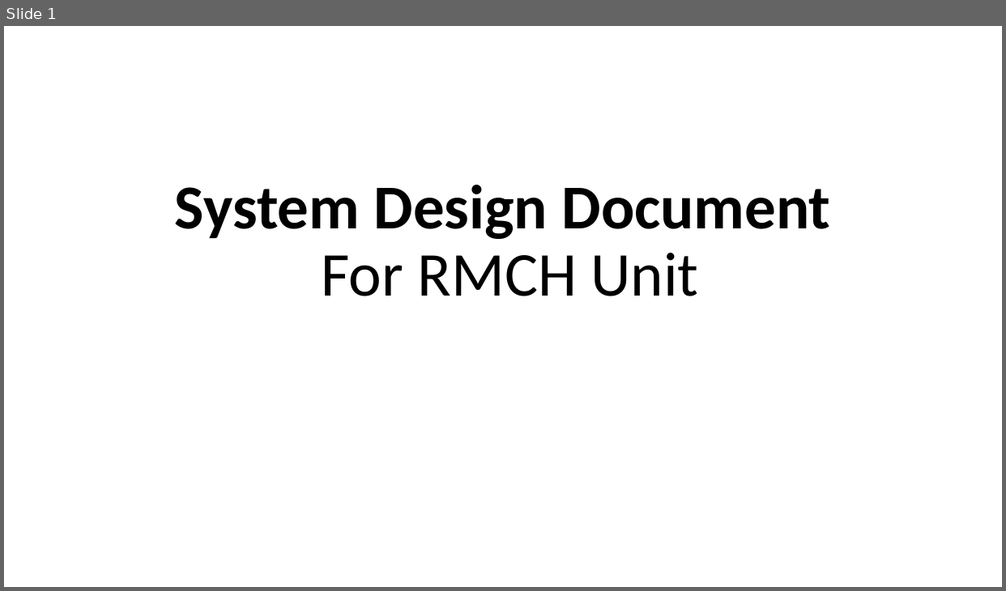
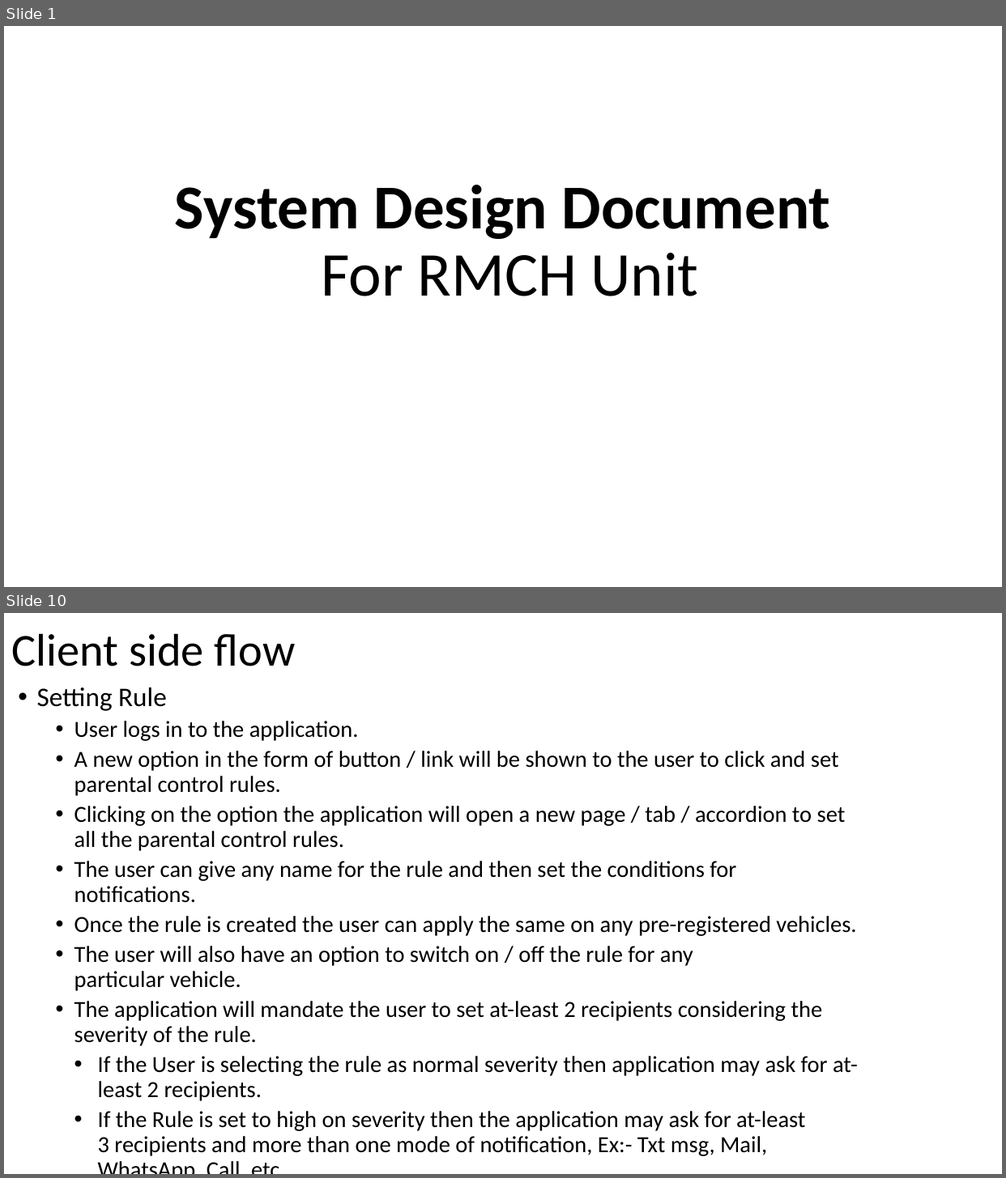
Before and after one commit to debashismohanty/crud, a slide deck: Presentation RMCH Unit.pptx. Shown one above the other, each under a label of ours: slide 1 before the commit, slides 1 and 10 after it; the slides between them are not shown. The pictures are 1006x591 and 1006x1178 pixels, drawn with LibreOffice and Linux fonts; fonts in the diff are those of the drawing. Boxes give left, top, right and bottom in pixels: in the first picture for what was removed or moved away, otherwise in the second. Text is boxed around its words. In the diff, an @@ line names an element or a change of style, - is before the commit and + after.

```diff
--- a/Presentation RMCH Unit.pptx
+++ b/Presentation RMCH Unit.pptx
@@ slide 10 added at (x1=4, y1=613, x2=1002, y2=1174), background #FFFFFF @@
@@ title added at (x1=11, y1=633, x2=296, y2=666), 44 pt, text #000000 @@
+Client side flow
@@ text added at (x1=37, y1=688, x2=858, y2=1157), 22.2 pt, text #000000 @@
+• Setting Rule
+  • User logs in to the application.
+  • A new option in the form of button / link will be shown to the user to click and set parental control rules.
+  • Clicking on the option the application will open a new page / tab / accordion to set all the parental control rules.
+  • The user can give any name for the rule and then set the conditions for notifications.
+  • Once the rule is created the user can apply the same on any pre-registered vehicles.
+  • The user will also have an option to switch on / off the rule for any particular vehicle.
+  • The application will mandate the user to set at-least 2 recipients considering the severity of the rule.
+  • If the User is selecting the rule as normal severity then application may ask for at-least 2 recipients.
+  • If the Rule is set to high on severity then the application may ask for at-least 3 recipients and more than one mode of notification, Ex:- Txt msg, Mail, WhatsApp, Call, etc.
```
Also in this commit, not shown: 9 slides changed, 3 other slides added.
